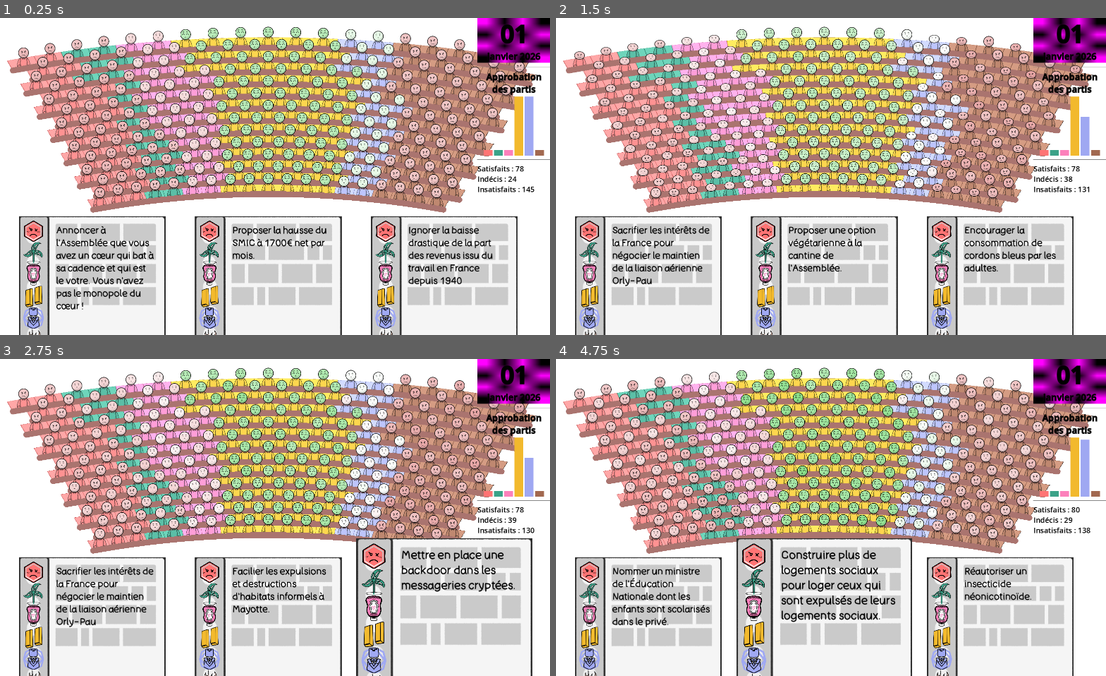
Above: before the commit, frames 1-4 (two rows, left to right).
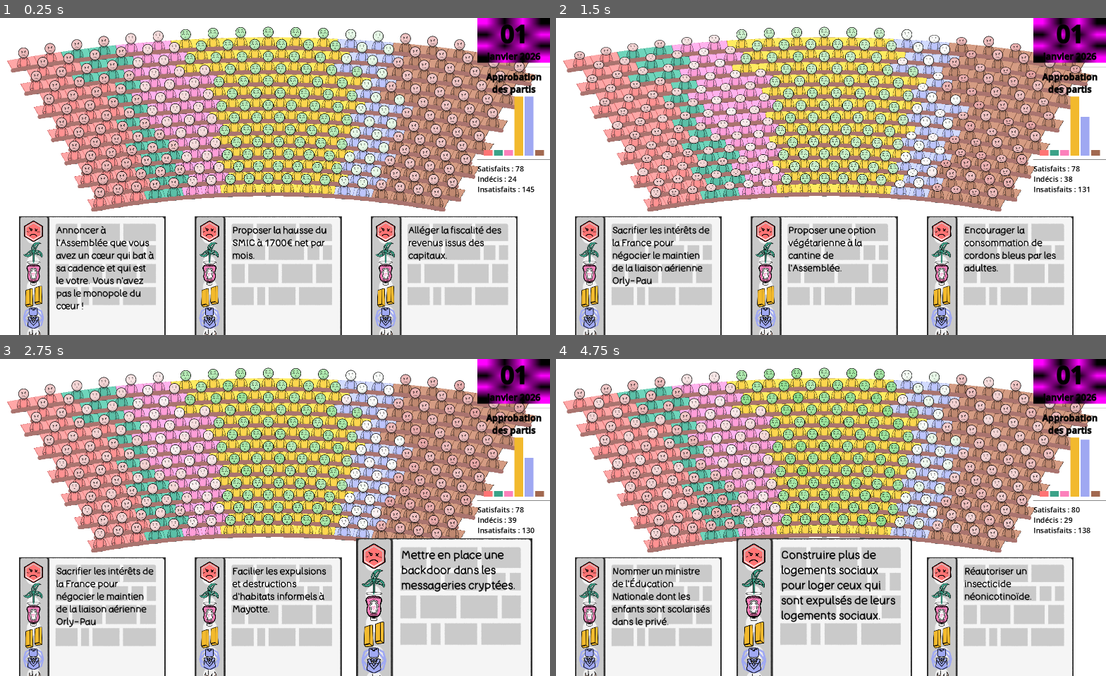
Above: after the commit, the same moments.

Repository: remimorvan/assemblee-nationale-simulator
Game: Godot game, scene res://scenes/game.tscn
Two runs of this game, one before a commit and one after it. Both use one fixed random seed, a clock stepped at 60 frames per second and the inputs below.
Inputs (mouse positions are in pixels of both pictures, inside the frame that each line leads up to):
- Up to frame 1 (0.25 s): no input
- Up to frame 2 (1.5 s): tap Enter at 0.5 s; move the mouse to (649, 312) at 0.52 s; click (649, 312) at 0.67 s; move the mouse to (825, 312) at 1.27 s; click (825, 312) at 1.42 s
- Up to frame 3 (2.75 s): move the mouse to (445, 653) at 2.02 s; click (445, 653) at 2.17 s
- Up to frame 4 (4.75 s): click (1001, 653) at 2.92 s; move the mouse to (825, 653) at 3.52 s; click (825, 653) at 3.67 s; click (825, 653) at 4.42 s

The runs differ from the first frame. In frame 1, 5.4% of the frame differs, in the area x 1-97%, y 8-85%; in frame 2, 4.3%; in frame 3, 4.4%; in frame 4, 4.5%.

Commit message:
smaller desk + changed card

Diff:
--- a/assets/card/cards.json
+++ b/assets/card/cards.json
@@ -66,7 +66,7 @@
 		"quote": ""
 	},
 	{
-		"text": "Ignorer la baisse drastique de la part des revenus issu du travail en France depuis 1940",
+		"text": "Alléger la fiscalité des revenus issus des capitaux.",
 		"effects": {
 			"lfi": [-1, 0.2],
 			"eco": [-1, 0.2],
@@ -391,14 +391,14 @@
 		"quote": ""
 	},
 	{
-		"text": "Proposer une convention citoyenne pour le climat",
-		"effects": {
-			"lfi": [-0.5, 0.2],
-			"eco": [-0.5, 0.2],
-			"soc": [-0.5, 0.4],
+		"text": "Proposer une convention citoyenne pour le climat.",
+		"effects": {
+			"lfi": [0.5, 0.2],
+			"eco": [0.5, 0.2],
+			"soc": [0.5, 0.4],
 			"macron": [1, 0.1],
-			"lr": [-0.5, 0.2],
-			"rn": [-0.5, 0.2]
+			"lr": [0.4, 0.2],
+			"rn": [0.4, 0.2]
 		},
 		"image_path": "basic.png",
 		"quote": "",
@@ -418,7 +418,7 @@
 		"quote": ""
 	},
 	{
-		"text": "Adopter un moratoire sur les méga-bassines",
+		"text": "Adopter un moratoire sur les méga-bassines.",
 		"effects": {
 			"lfi": [1, 0.1],
 			"eco": [1, 0.1],
--- a/scripts/hemicycle.gd
+++ b/scripts/hemicycle.gd
@@ -82,7 +82,7 @@
 		line.add_point(point)
 
 		line.default_color = desk_color
-		line.width = 20.0
+		line.width = 14.0
 		line.antialiased = true
 		line.begin_cap_mode = Line2D.LINE_CAP_ROUND
 		line.end_cap_mode = Line2D.LINE_CAP_ROUND
